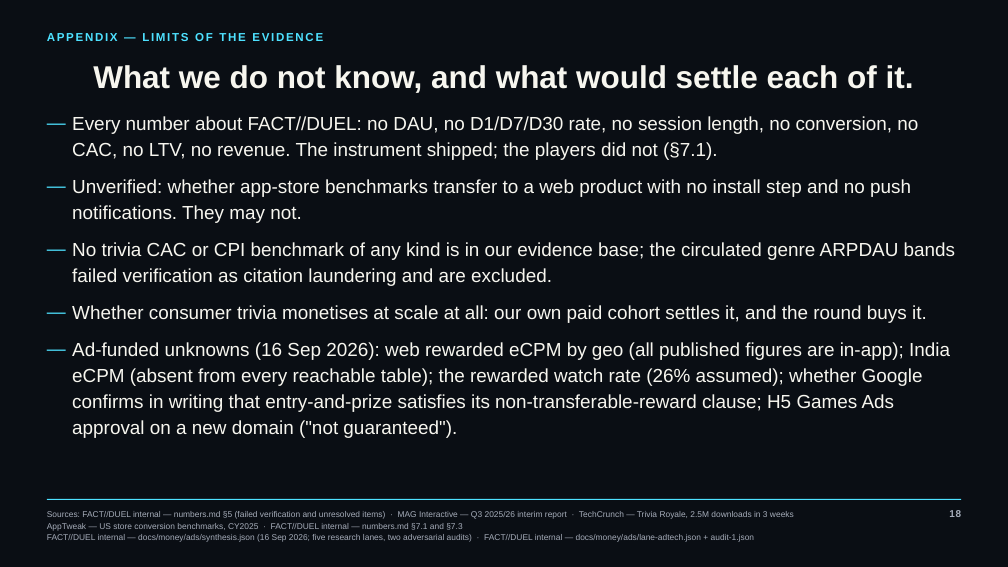
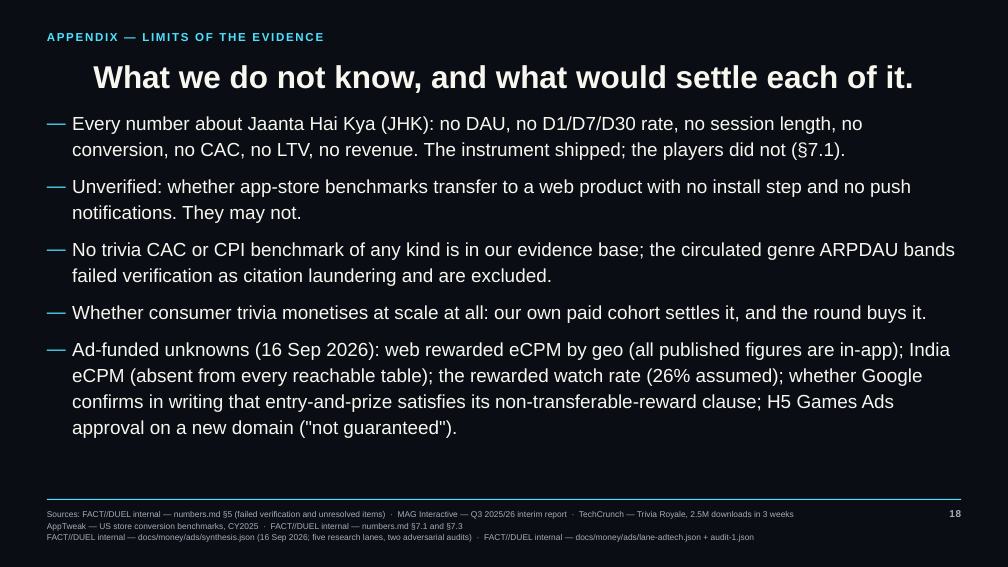
Before and after one commit to occult-kranti/fact-duel, a slide deck: slide 18 of public/product/investor/factduel-seed-deck.pptx. Drawn at 1008x567 pixels with LibreOffice and Linux fonts; fonts in the diff are those of the drawing. Boxes give left, top, right and bottom in pixels: in the first picture for what was removed or moved away, otherwise in the second. Text is boxed around its words. In the diff, an @@ line names an element or a change of style, - is before the commit and + after.

```diff
--- a/public/product/investor/factduel-seed-deck.pptx
+++ b/public/product/investor/factduel-seed-deck.pptx
@@ text at (72,116,863,160): text changed @@
-— Every number about FACT//DUEL: no DAU, no D1/D7/D30 rate, no session length, no conversion, no CAC, no LTV, no revenue. The instrument shipped; the players did not (§7.1).
+— Every number about Jaanta Hai Kya (JHK): no DAU, no D1/D7/D30 rate, no session length, no conversion, no CAC, no LTV, no revenue. The instrument shipped; the players did not (§7.1).
```
Also in this commit, not shown: 2 other slides changed, 40 other files.
